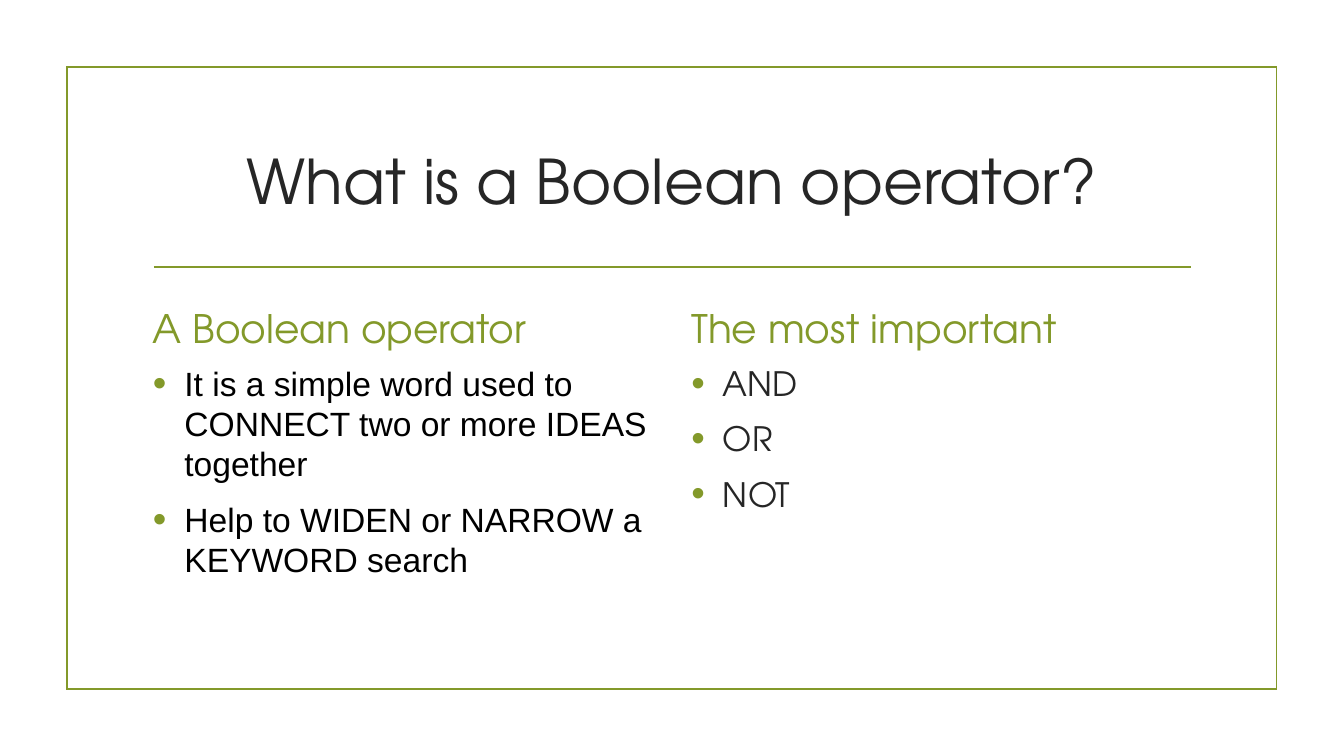
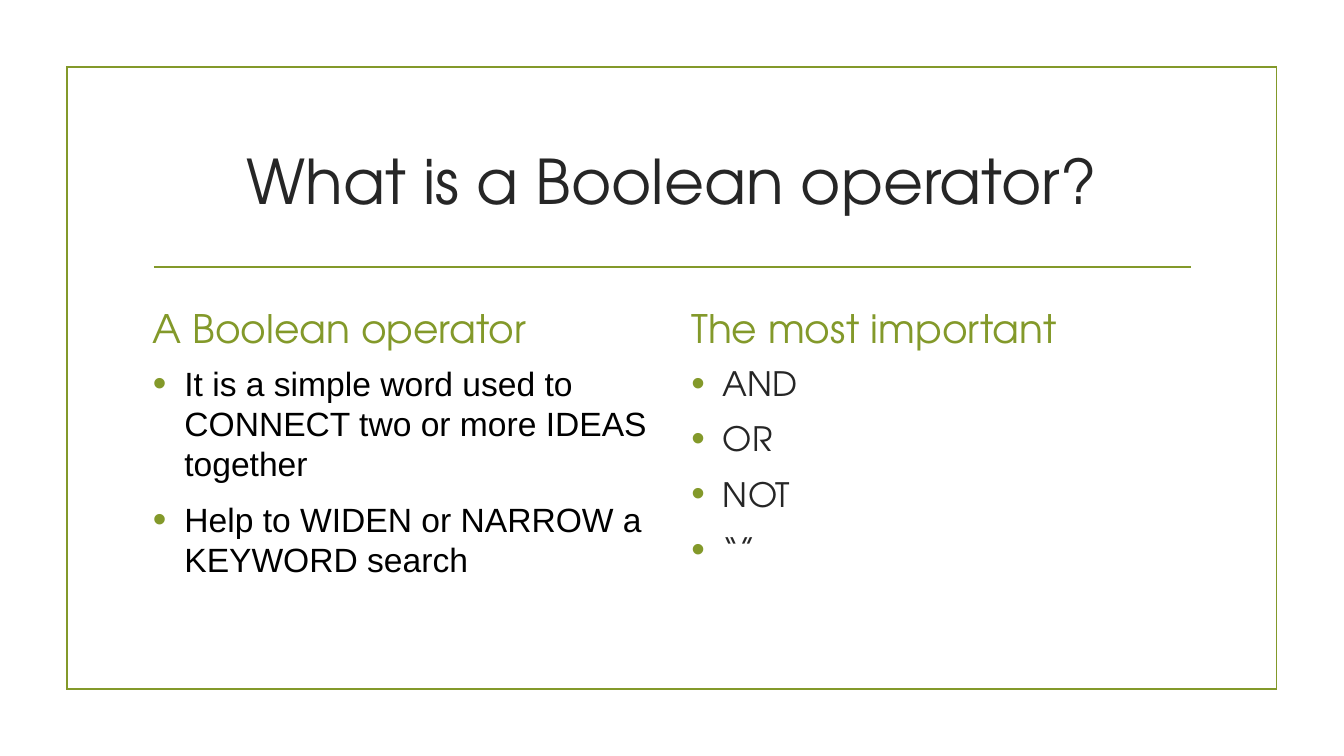
Before and after one commit to wamartinez/sacs, a slide deck: slide 5 of Modulo1/ClaseSem1_OperadoresBooleanos.pptx. Drawn at 1344x756 pixels with LibreOffice and Linux fonts; fonts in the diff are those of the drawing; background and template pictures are left out. Boxes give left, top, right and bottom in pixels: in the first picture for what was removed or moved away, otherwise in the second. Text is boxed around its words. In the diff, an @@ line names an element or a change of style, - is before the commit and + after.

```diff
--- a/Modulo1/ClaseSem1_OperadoresBooleanos.pptx
+++ b/Modulo1/ClaseSem1_OperadoresBooleanos.pptx
@@ text at bbox=[723, 371, 798, 508]: paragraph added @@
+• “”
```
Also in this commit, not shown: 1 other slide changed.
